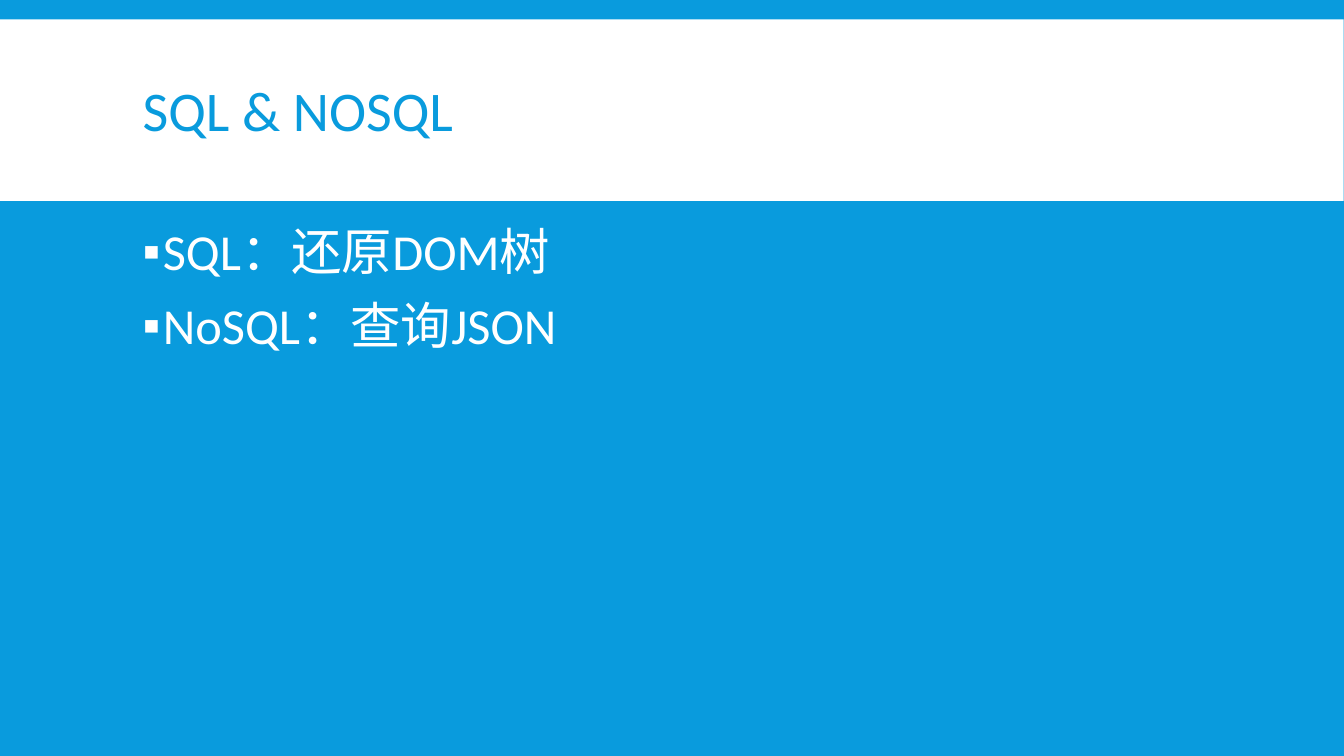
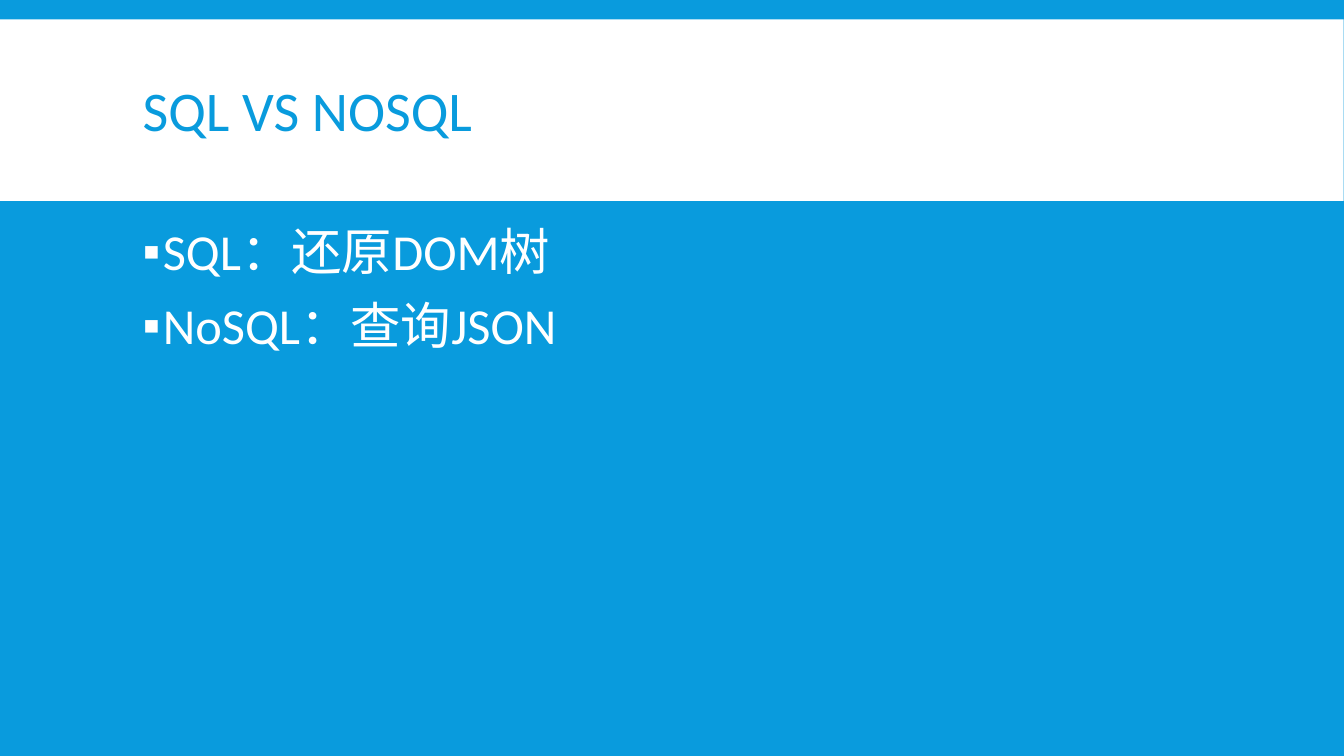
Before and after one commit to b4ubles/PCBNS, a slide deck: slide 22 of doc/NoSQL vs SQL.pptx (slide 21 before the commit). Drawn at 1344x756 pixels with LibreOffice and Linux fonts; fonts in the diff are those of the drawing. Boxes give left, top, right and bottom in pixels: in the first picture for what was removed or moved away, otherwise in the second. Text is boxed around its words. In the diff, an @@ line names an element or a change of style, - is before the commit and + after.

```diff
--- a/doc/NoSQL vs SQL.pptx
+++ b/doc/NoSQL vs SQL.pptx
@@ title at (143, 94, 472, 139): text changed @@
-SQL & NOSQL
+SQL VS NOSQL
```
Also in this commit, not shown: 7 other slides changed, 1 slide added.
